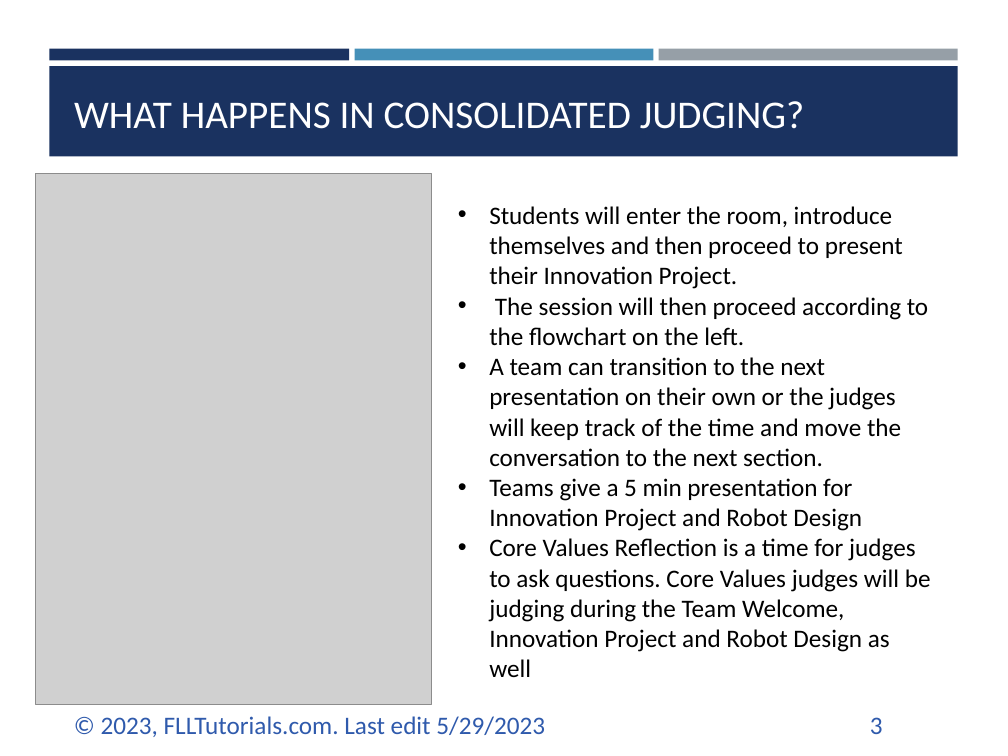
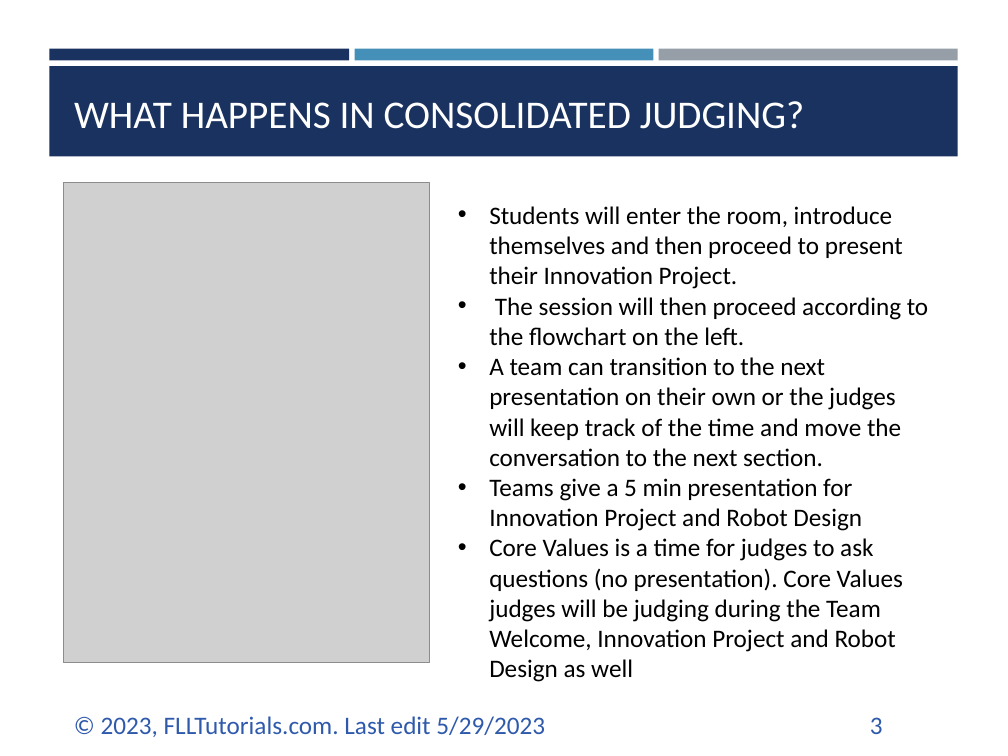
Before and after one commit to ev3lessons/FLL-Tutorials, a slide deck: slide 3 of translations/en-us/RobotGame/ConsolidatedJudging.pptx. Drawn at 1008x756 pixels with LibreOffice and Linux fonts; fonts in the diff are those of the drawing; grey boxes stand for pictures. Boxes give left, top, right and bottom in pixels: in the first picture for what was removed or moved away, otherwise in the second. Text is boxed around its words. In the diff, an @@ line names an element or a change of style, - is before the commit and + after.

```diff
--- a/translations/en-us/RobotGame/ConsolidatedJudging.pptx
+++ b/translations/en-us/RobotGame/ConsolidatedJudging.pptx
@@ picture resized from (x1=36, y1=173, x2=431, y2=705) to (x1=64, y1=182, x2=429, y2=662) @@
@@ text at (x1=489, y1=538, x2=903, y2=682): text changed @@
-• Core Values Reflection is a time for judges to ask questions. Core Values judges will be judging during the Team Welcome, Innovation Project and Robot Design as well
+• Core Values is a time for judges to ask questions (no presentation). Core Values judges will be judging during the Team Welcome, Innovation Project and Robot Design as well
```
Also in this commit, not shown: 1 other slide changed, 8 other files.
